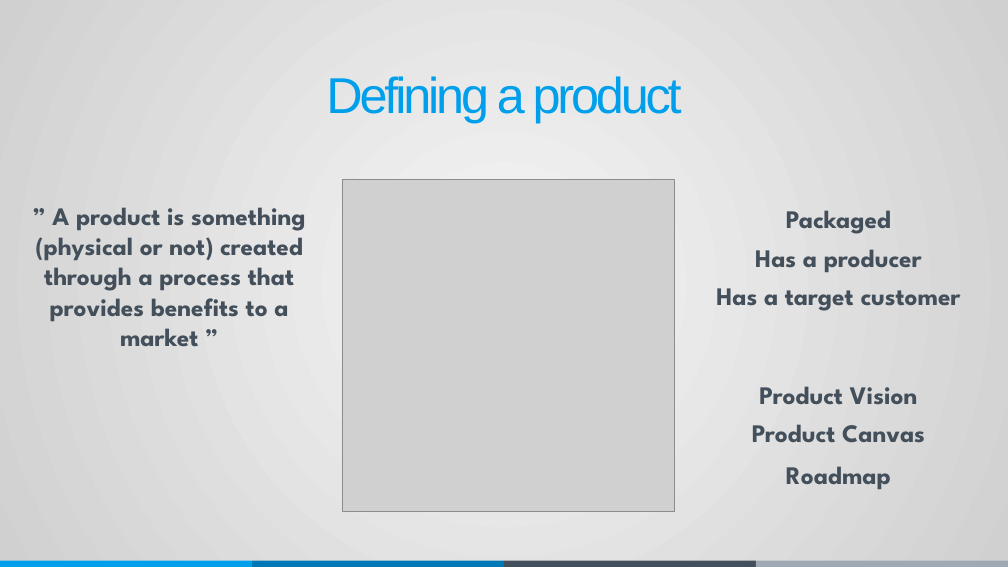
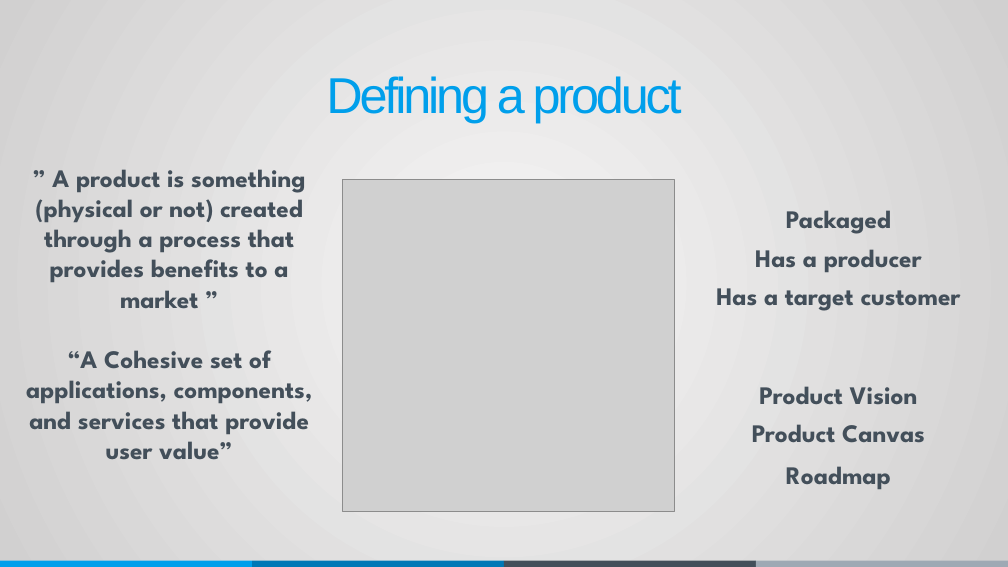
Before and after one commit to leonardo-s-mattos/presentations, a slide deck: slide 9 of Project to Product Paper AgileCamp NY 2019.pptx. Drawn at 1008x567 pixels with LibreOffice and Linux fonts; fonts in the diff are those of the drawing; grey boxes stand for pictures. Boxes give left, top, right and bottom in pixels: in the first picture for what was removed or moved away, otherwise in the second. Text is boxed around its words. In the diff, an @@ line names an element or a change of style, - is before the commit and + after.

```diff
--- a/Project to Product Paper AgileCamp NY 2019.pptx
+++ b/Project to Product Paper AgileCamp NY 2019.pptx
@@ text "” A product is something ...": place and size @@
-text "” A product is something ..." at (35, 207, 305, 347)
+text "” A product is something ..." at (26, 169, 313, 460)
@@ text at (26, 350, 313, 460): paragraph added @@
+“A Cohesive set of applications, components, and services that provide user value”
```
Also in this commit, not shown: 4 other slides changed, 3 other files.
